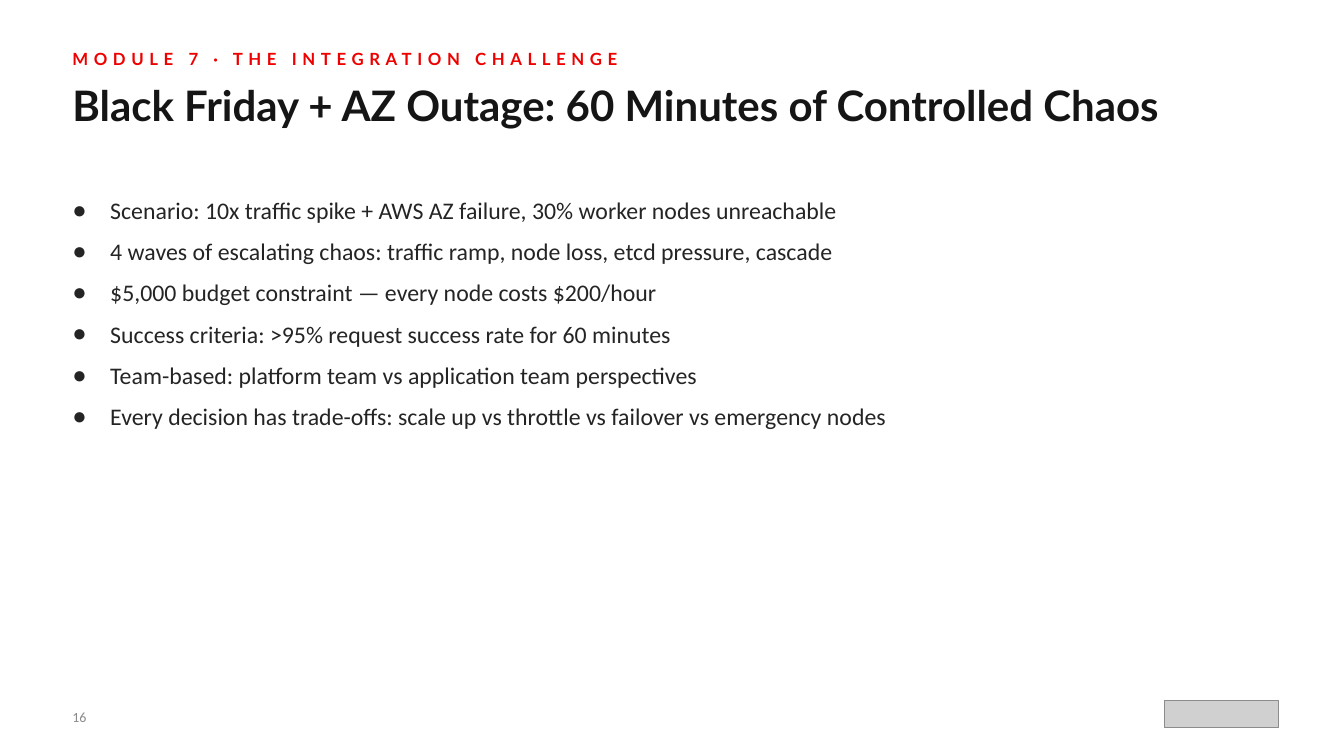
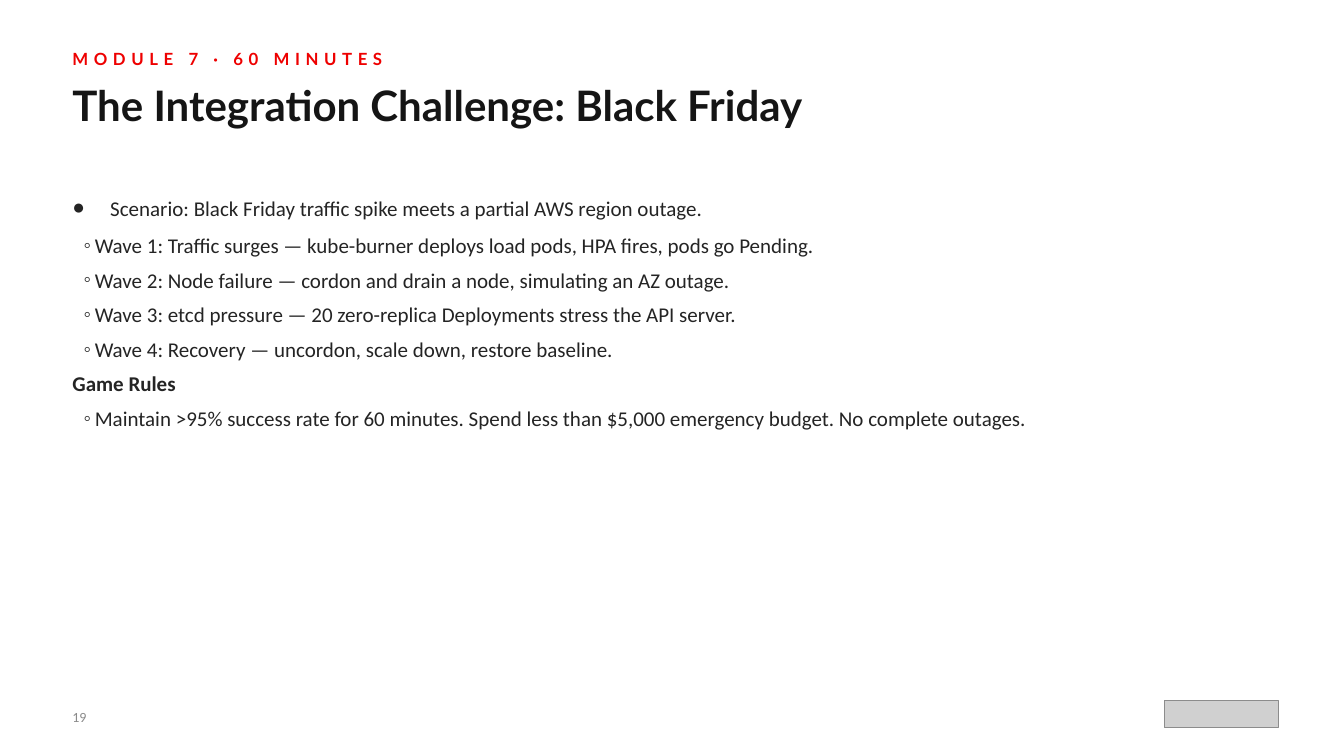
Before and after one commit to tosin2013/capacity-planning-lab-guide, a slide deck: slide 19 of presentation/capacity-planning-workshop-r01.0.pptx (slide 16 before the commit). Drawn at 1344x756 pixels with LibreOffice and Linux fonts; fonts in the diff are those of the drawing; grey boxes stand for pictures. Boxes give left, top, right and bottom in pixels: in the first picture for what was removed or moved away, otherwise in the second. Text is boxed around its words. In the diff, an @@ line names an element or a change of style, - is before the commit and + after.

Commit message:
Rebuild workshop presentation deck with new diagrams and align RHACM version
Replace the prior presentation with a 27-slide programmatic deck covering
business problem, architecture, all 9 modules, outcomes, and 90-day action
plan. Add 4 new diagrams (hub-student architecture, observability data flow,
workshop journey, maturity model). Align README RHACM version to 2.16+ to
match the deployment config and lab guide.

```diff
--- a/presentation/capacity-planning-workshop-r01.0.pptx
+++ b/presentation/capacity-planning-workshop-r01.0.pptx
@@ text at bbox=[72, 52, 383, 65]: text changed @@
-MODULE 7 · THE INTEGRATION CHALLENGE
+MODULE 7 · 60 MINUTES
@@ text at bbox=[72, 89, 802, 129]: text changed @@
-Black Friday + AZ Outage: 60 Minutes of Controlled Chaos
+The Integration Challenge: Black Friday
@@ text at bbox=[72, 201, 1026, 430]: text changed; size 17 to 15 pt @@
-● Scenario: 10x traffic spike + AWS AZ failure, 30% worker nodes unreachable
-● 4 waves of escalating chaos: traffic ramp, node loss, etcd pressure, cascade
-● $5,000 budget constraint — every node costs $200/hour
-● Success criteria: >95% request success rate for 60 minutes
-● Team-based: platform team vs application team perspectives
-● Every decision has trade-offs: scale up vs throttle vs failover vs emergency nodes
+● Scenario: Black Friday traffic spike meets a partial AWS region outage.
+  ◦ Wave 1: Traffic surges — kube-burner deploys load pods, HPA fires, pods go Pending.
+  ◦ Wave 2: Node failure — cordon and drain a node, simulating an AZ outage.
+  ◦ Wave 3: etcd pressure — 20 zero-replica Deployments stress the API server.
+  ◦ Wave 4: Recovery — uncordon, scale down, restore baseline.
+Game Rules
+  ◦ Maintain >95% success rate for 60 minutes. Spend less than $5,000 emergency budget. No complete outages.
@@ text at bbox=[72, 713, 86, 722]: text changed @@
-16
+19
```
Also in this commit, not shown: 15 other slides changed, 11 slides added, 7 slides removed, 20 other files.
